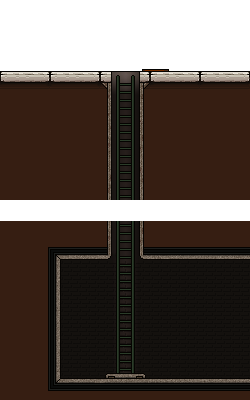
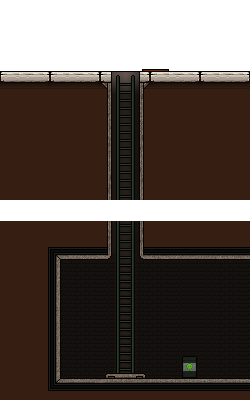
Layer changes from the first (250, 400) image to the second:
added layer "Layer 4" above "Complete" over [182, 356, 197, 378]
added group "Complete" with 3 layers over [182, 356, 197, 378]
moved "Layer 3" into group "Complete" over [182, 356, 197, 378]
moved "Layer 2" into group "Complete" over [182, 356, 197, 378]
moved "Layer 0" into group "Complete" over [182, 356, 197, 378]
